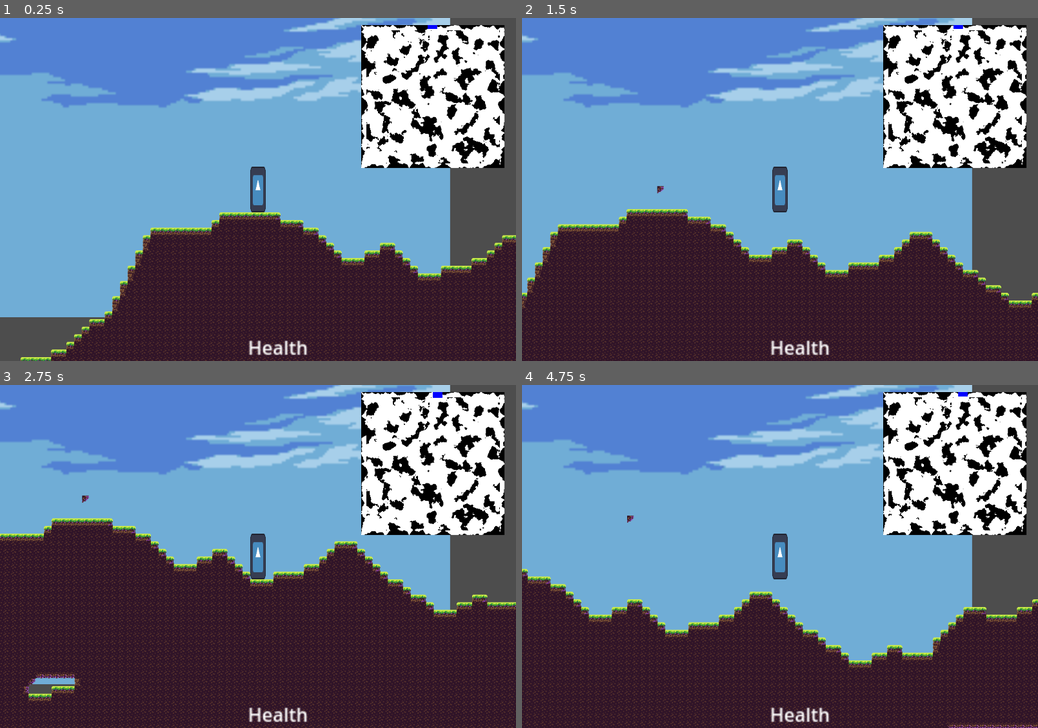
Above: before the commit, frames 1-4 (two rows, left to right).
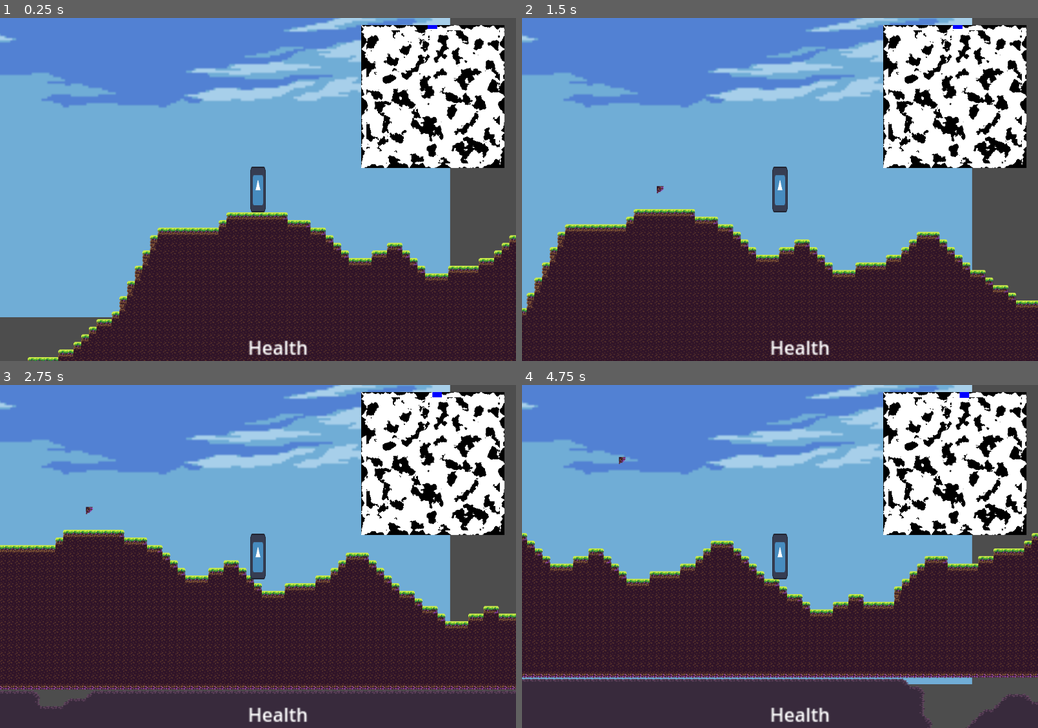
Above: after the commit, the same moments.

Repository: EamonnER/TerraWorlds
Game: Godot game, scene res://game.tscn
The game is run twice, just before and just after one commit, with the same random seed, the same clock (stepped at 60 frames per second) and the same inputs. The engine's default icon, where the game draws it, is replaced by a stand-in: a white triangle on a blue panel in a dark square.
Inputs (mouse positions are in pixels of both pictures, inside the frame that each line leads up to):
- Up to frame 1 (0.25 s): no input
- Up to frame 2 (1.5 s): tap Enter at 0.5 s; move the mouse to (893, 172) at 0.52 s; hold D (game_right) from 0.53 s (still down); click (893, 172) at 0.6 s; tap Space (game_jump) at 0.77 s; move the mouse to (676, 206) at 1.27 s; right-click (676, 206) at 1.35 s
- Up to frame 3 (2.75 s): tap Space (game_jump) at 1.52 s; move the mouse to (309, 481) at 2.02 s; release D (game_right) at 2.03 s; hold A (game_left) from 2.03 s (still down); click (309, 481) at 2.1 s
- Up to frame 4 (4.75 s): move the mouse to (754, 625) at 2.77 s; release A (game_left) at 2.78 s; hold D (game_right) 2.78-4.28 s; right-click (754, 625) at 2.85 s; tap Space (game_jump) at 3.02, 3.77, 4.52 s; move the mouse to (934, 607) at 3.52 s; click (934, 607) at 3.6 s; move the mouse to (625, 505) at 4.27 s; hold A (game_left) from 4.28 s (still down); right-click (625, 505) at 4.35 s

The runs differ from the first frame. In frame 1, 2.5% of the frame differs, in the area x 4-100%, y 6-100%; in frame 2, 2.8%; in frame 3, 12%; in frame 4, 24%, in the area x 0-100%, y 2-100%.

Commit message:
Added stone generation

Diff:
--- a/scripts/world.gd
+++ b/scripts/world.gd
@@ -6,6 +6,9 @@
 
 const WORLD_SIZE: int = 600  # Total width / height of world (should be even)
 const MAP_SIZE: int = WORLD_SIZE * 4  # Total width / height of playable / explorable area
+
+const DIRT_ID: Vector2i = Vector2i(0, 0)
+const STONE_ID: Vector2i = Vector2i(0, 1)
 
 @onready var gravity_threshold_collision: CollisionPolygon2D = $GravityThresholdArea/GravityThresholdCollision
 
@@ -20,28 +23,35 @@
 	foreground.clear()
 
 	const HALF_WORLD = WORLD_SIZE / 2
-	var tile_positions = Dictionary()
+	const CAVE_OFFSET = 20
+	var terrain_to_pos = Dictionary()
+	terrain_to_pos[DIRT_ID] = Dictionary()
+	terrain_to_pos[STONE_ID] = Dictionary()
 
-	# Build completely full world
-	for x in range(-HALF_WORLD, HALF_WORLD):
-		for y in range(-HALF_WORLD, HALF_WORLD):
-			tile_positions[Vector2i(x, y)] = null
+	_build_base_world(terrain_to_pos, CAVE_OFFSET)
 
-	_add_surface_heightmap(tile_positions)
 
-	_add_caves(tile_positions)
 
-	foreground.set_cells_terrain_connect(tile_positions.keys(), 0, 0)
+	_add_surface_heightmap(terrain_to_pos)
+
+	_add_caves(terrain_to_pos, CAVE_OFFSET)
+
+	for terrain_id in terrain_to_pos.keys():
+		foreground.set_cells_terrain_connect(terrain_to_pos[terrain_id].keys(), terrain_id.x, terrain_id.y)
+
+	#foreground.set_cells_terrain_connect(tile_positions.keys(), 0, 0)
 
 	_draw_gravity_collision()
 
-func _add_surface_heightmap(tile_positions: Dictionary) -> void:
+func _add_surface_heightmap(terrain_to_pos: Dictionary) -> void:
 	# Apply heightmap using radial distance
 	var noise = FastNoiseLite.new()
 	noise.seed = randi()
 	noise.noise_type = FastNoiseLite.TYPE_PERLIN
 	const HALF_WORLD = WORLD_SIZE/2
 	const MAX_DEPTH = HALF_WORLD/4
+
+	var positions_to_erase = []
 	for x in range(WORLD_SIZE*4):
 		var noise_value = abs(noise.get_noise_2d(x, 0))
 		var depth = int(noise_value * MAX_DEPTH)
@@ -49,44 +59,65 @@
 		# Top side
 		if x <= WORLD_SIZE:
 			for y in range(depth):
-				tile_positions.erase(Vector2i(HALF_WORLD-x, -HALF_WORLD+y))
+				positions_to_erase.append(Vector2i(HALF_WORLD-x, -HALF_WORLD+y))
 
 		# Left side
 		elif x <= WORLD_SIZE * 2:
 			x -= WORLD_SIZE
 			for y in range(depth):
-				tile_positions.erase(Vector2i(-HALF_WORLD+y, x-HALF_WORLD))
+				positions_to_erase.append(Vector2i(-HALF_WORLD+y, x-HALF_WORLD))
 
 		# Bottom side
 		elif x <= WORLD_SIZE * 3:
 			x -= WORLD_SIZE*2
 			for y in range(depth):
-				tile_positions.erase(Vector2i(x-HALF_WORLD, HALF_WORLD-y))
+				positions_to_erase.append(Vector2i(x-HALF_WORLD, HALF_WORLD-y))
 
 		# Right side
 		else:
 			x -= WORLD_SIZE*3
 			for y in range(depth):
-				tile_positions.erase(Vector2i(HALF_WORLD-y, HALF_WORLD-x))
+				positions_to_erase.append(Vector2i(HALF_WORLD-y, HALF_WORLD-x))
 
-func _add_caves(tile_positions: Dictionary) -> void:
+	_erase_tiles(terrain_to_pos, positions_to_erase)
+
+func _add_caves(terrain_to_pos: Dictionary, cave_offset: int) -> void:
 	# Remove tiles for cave systems
 	var noise = FastNoiseLite.new()
 	noise.seed = randi()
 	noise.noise_type = FastNoiseLite.TYPE_SIMPLEX
 	var is_cave_tile = func (vector: Vector2i) -> bool:
-		const cave_offset = 20
 		return true if (abs(vector.x) < WORLD_SIZE/2 - cave_offset and
-						abs(vector.y) < WORLD_SIZE/2 - cave_offset) \
+						abs(vector.y) < WORLD_SIZE/2 - cave_offset and
+						noise.get_noise_2d(vector.x, vector.y) > 0.2) \
 					else false
 
-	var cave_tile_positions = tile_positions.keys().filter(is_cave_tile)
-	for pos in cave_tile_positions:
-		if (noise.get_noise_2d(pos.x, pos.y) > 0.2):
-			tile_positions.erase(pos)
+	var cave_tile_positions = []
+	for terrain_id in terrain_to_pos.keys():
+		cave_tile_positions += terrain_to_pos[terrain_id].keys().filter(is_cave_tile)
+	_erase_tiles(terrain_to_pos, cave_tile_positions)
+
+func _build_base_world(terrain_to_pos: Dictionary, cave_offset: int) -> void:
+	const HALF_WORLD = WORLD_SIZE/2
+	var cave_threshold = (HALF_WORLD) - cave_offset
+
+	for x in range(-HALF_WORLD, HALF_WORLD):
+		for y in range(-HALF_WORLD, HALF_WORLD):
+			# Below line y = -HALF_WORLD+cave_offset;
+			# Left of line x = HALF_WORLD-cave_offset;
+			# Above line y = HALF_WORLD-cave_offset;
+			# Right of line x = -HALF_WORLD+cave_offset
+			if (y > -HALF_WORLD+cave_offset) and \
+				(x < HALF_WORLD-cave_offset) and \
+				(y < HALF_WORLD-cave_offset) and \
+				(x > -HALF_WORLD+cave_offset):
+				terrain_to_pos[STONE_ID][Vector2i(x, y)] = null
+			else:
+				terrain_to_pos[DIRT_ID][Vector2i(x, y)] = null
+
 
 func _draw_gravity_collision() -> void:
-	var width = 5.0
+	var width = 1.0
 	var points = [
 		map_to_local(Vector2(-MAP_SIZE/2, -MAP_SIZE/2)),  # Top left corner
 		map_to_local(Vector2(-MAP_SIZE/2, (-MAP_SIZE/2)+width)),  # Below top left corner
@@ -107,6 +138,12 @@
 	]
 
 	gravity_threshold_collision.set_polygon(PackedVector2Array(points))
+
+func _erase_tiles(terrain_to_pos: Dictionary, positions: Array) -> void:
+	for pos in positions:
+		for terrain_id in terrain_to_pos.keys():
+			terrain_to_pos[terrain_id].erase(pos)
+
 
 func get_spawn_position() -> Vector2i:
 	# Iterates from top of map down until it finds a tile
--- a/world.tscn
+++ b/world.tscn
@@ -9,7 +9,7 @@
 0:0/0 = 0
 0:0/0/terrain_set = 0
 0:0/0/terrain = 0
-0:0/0/physics_layer_0/polygon_0/points = PackedVector2Array(8, -8, 8, 8, -8, 8, -8, -8)
+0:0/0/physics_layer_0/polygon_0/points = PackedVector2Array(8, -8, 8, 8, -8, 8)
 0:0/0/terrains_peering_bit/right_side = 0
 0:0/0/terrains_peering_bit/bottom_side = 0
 1:0/0 = 0
@@ -22,7 +22,7 @@
 2:0/0 = 0
 2:0/0/terrain_set = 0
 2:0/0/terrain = 0
-2:0/0/physics_layer_0/polygon_0/points = PackedVector2Array(-8, -8, 8, -8, 8, 8, -8, 8)
+2:0/0/physics_layer_0/polygon_0/points = PackedVector2Array(8, 8, -8, 8, -8, -8)
 2:0/0/terrains_peering_bit/bottom_side = 0
 2:0/0/terrains_peering_bit/left_side = 0
 3:0/0 = 0
@@ -160,7 +160,7 @@
 physics_layer_0/collision_mask = 2
 terrain_set_0/mode = 2
 terrain_set_0/terrain_0/name = "Dirt"
-terrain_set_0/terrain_0/color = Color(0.5, 0.34375, 0.25, 1)
+terrain_set_0/terrain_0/color = Color(0, 0.439216, 1, 1)
 terrain_set_0/terrain_1/name = "Stone"
 terrain_set_0/terrain_1/color = Color(0.440907, 0.437661, 0.470224, 1)
 sources/0 = SubResource("TileSetAtlasSource_rn0e2")
